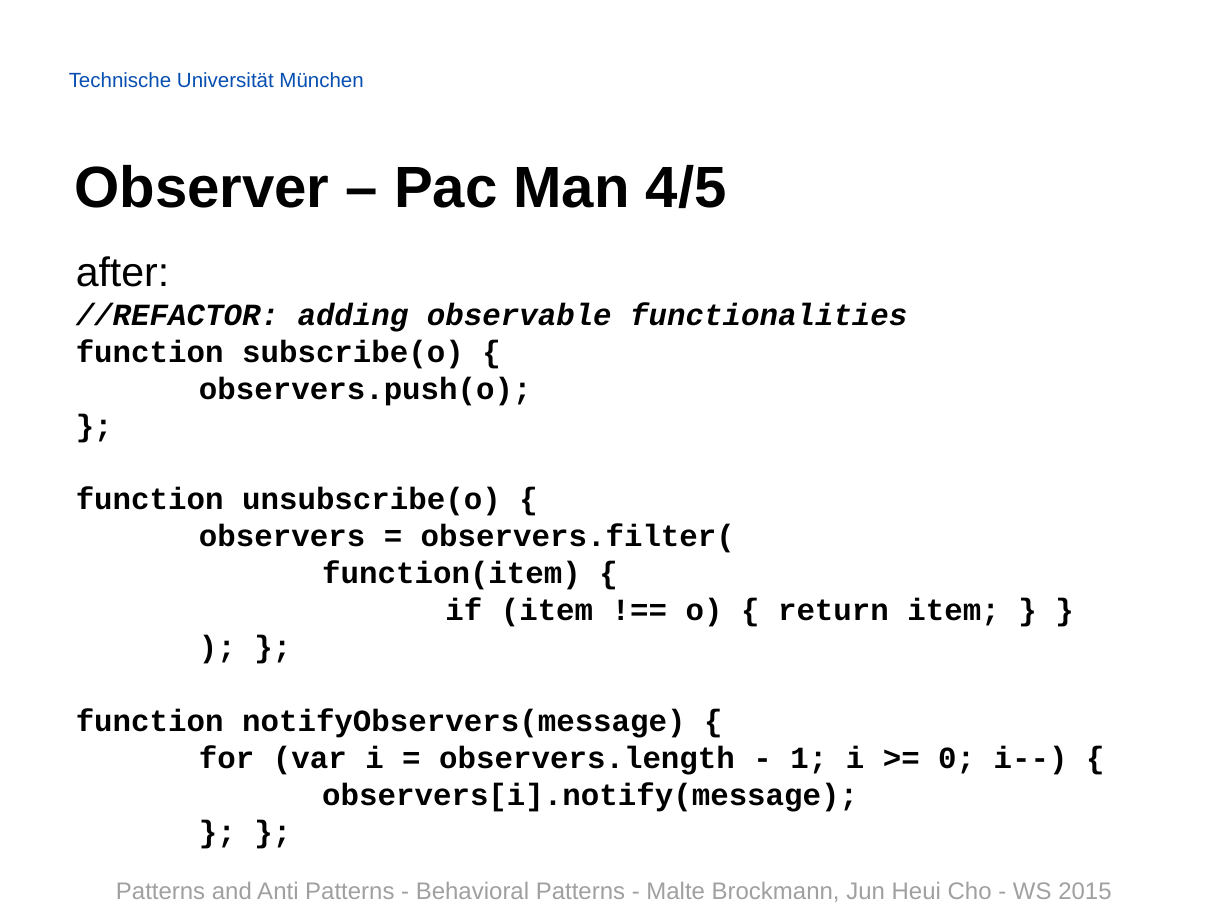
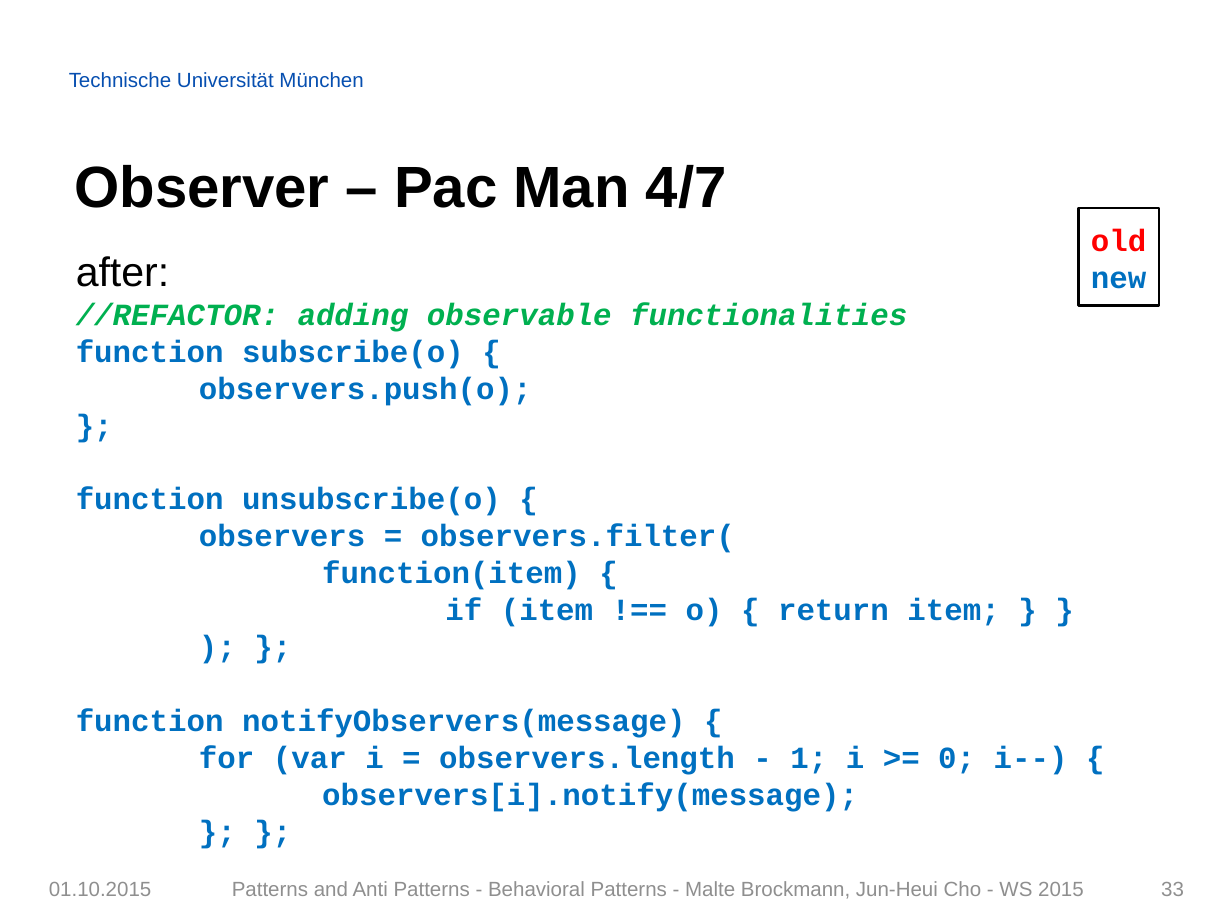
Before and after one commit to Painted6/Behavioral-design-patterns, a slide deck: slide 33 of Behavioral Patterns - JS Patterns and Anti Patterns.pptx. Drawn at 1232x924 pixels with LibreOffice and Linux fonts; fonts in the diff are those of the drawing; background and template pictures are left out. Boxes give left, top, right and bottom in pixels: in the first picture for what was removed or moved away, otherwise in the second. Text is boxed around its words. In the diff, an @@ line names an element or a change of style, - is before the commit and + after.

Commit message:
added proper footer, color coded the codes, added graph for observer pattern, added summary slide

```diff
--- a/Behavioral Patterns - JS Patterns and Anti Patterns.pptx
+++ b/Behavioral Patterns - JS Patterns and Anti Patterns.pptx
@@ title at box(75, 165, 727, 208): text changed @@
-Observer – Pac Man 4/5
+Observer – Pac Man 4/7
@@ rectangle added at box(1079, 208, 1159, 306), outline #000000 1.5 pt, 18 pt, text #FF0000, bold @@
+old
+new
@@ text at box(76, 303, 1068, 812): text colour #000000 to #00B050 in "//REFACTOR: adding observable functionalities"; text colour #000000 to #0070C0 in "function subscribe(o) {", "observers.push(o);", "};", "function unsubscribe(o) {" and 8 more places @@
@@ text added at box(49, 882, 152, 896), 12 pt, text #909090 @@
+01.10.2015
@@ text removed at box(116, 882, 1111, 902) @@
-Patterns and Anti Patterns - Behavioral Patterns - Malte Brockmann, Jun Heui Cho - WS 2015
@@ text added at box(232, 881, 1084, 899), 12 pt, text #909090 @@
+Patterns and Anti Patterns - Behavioral Patterns - Malte Brockmann, Jun-Heui Cho - WS 2015
@@ page number added at box(1161, 882, 1184, 896), 12 pt, text #909090 @@
+33
```
Also in this commit, not shown: 42 other slides changed, 3 slides added.
